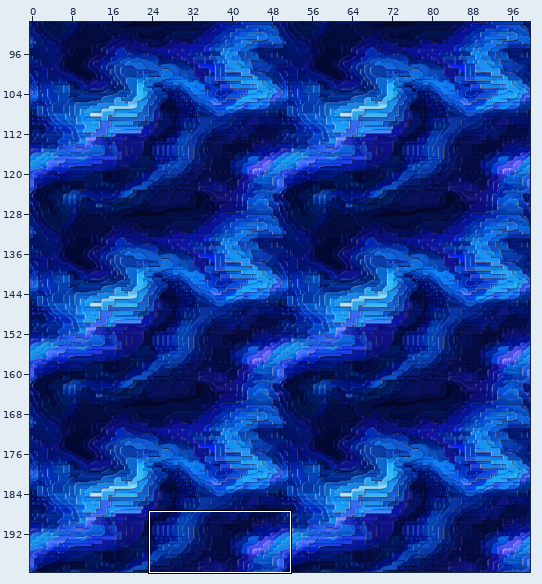
Tiled map (JSON), stored at src/assets/maps/level1.json. Above, an overview of the earlier version with the close-up marked.
Close-up. Old version:
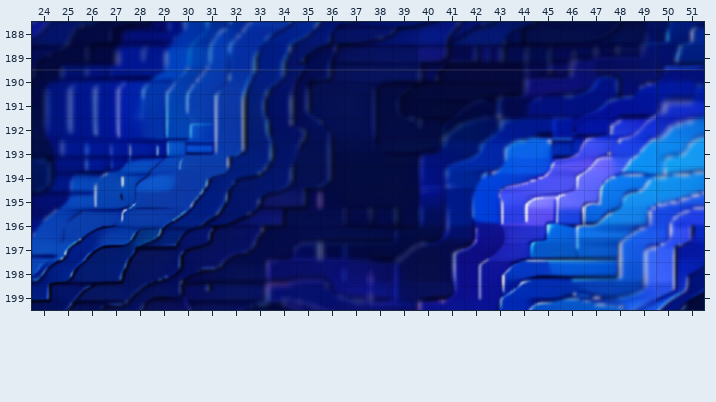
Cells are 32x32 px. Shown: x 24..51, y 188..199. The commit also changed other parts of the map, which this record leaves out.
New version:
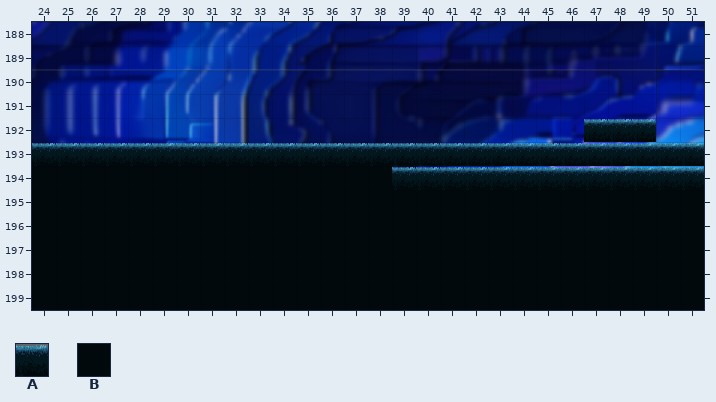
Key: from "black_and_blue": A 103, B 119.
_ is an empty cell.
Changes in this commit:
Layer "Obstacles":
The edit adds tile A in row 192 at x 47 to 49; in row 193 at x 24 to 51; in row 194 at x 39 to 51.
The edit adds tile B in row 194 at x 24 to 38; in rows 195 to 199 at x 24 to 51.
Changed places in both close-ups, as pixel boxes (x1, y1, x2, y2):
added: (32, 119, 704, 310)
